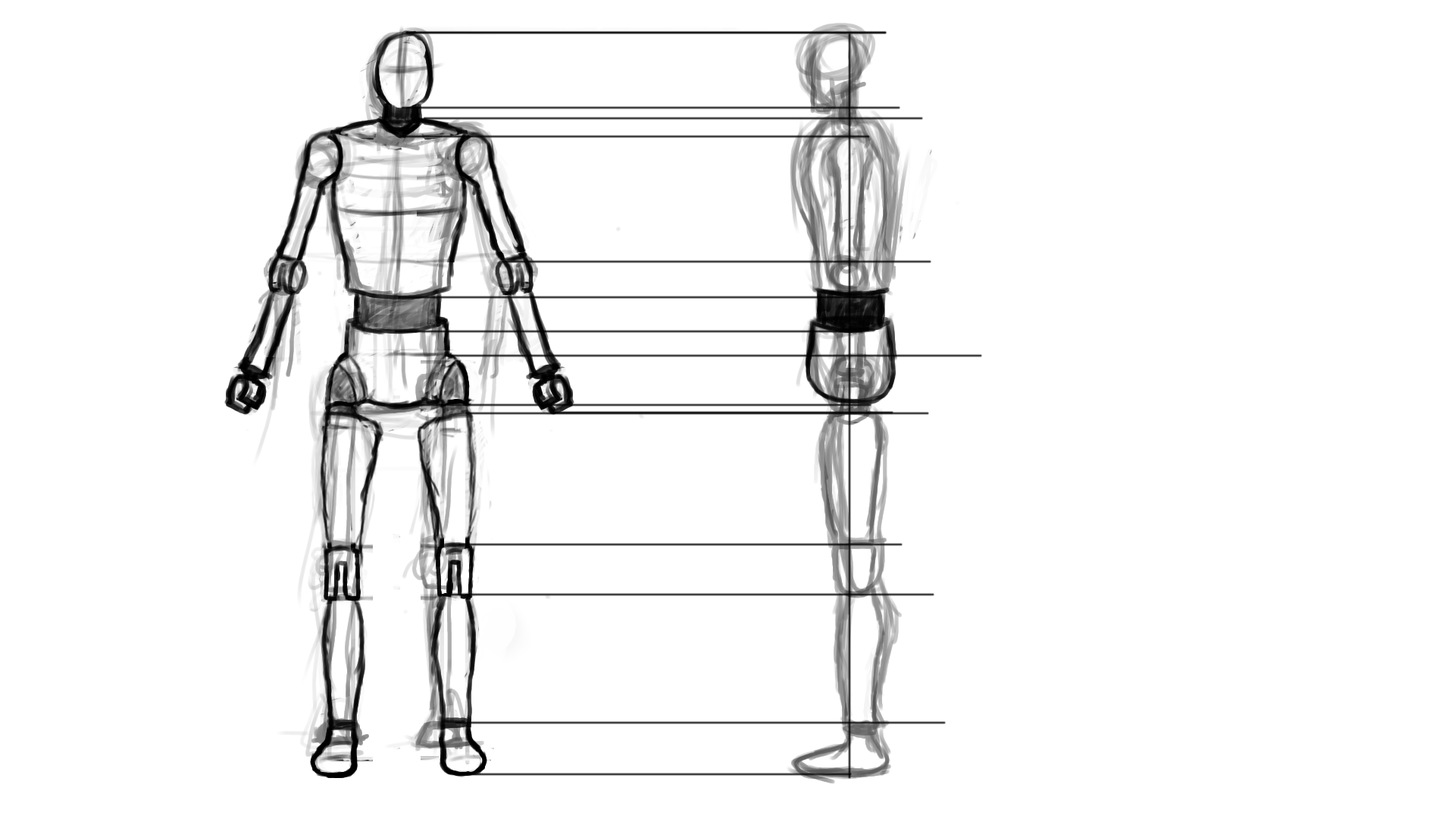
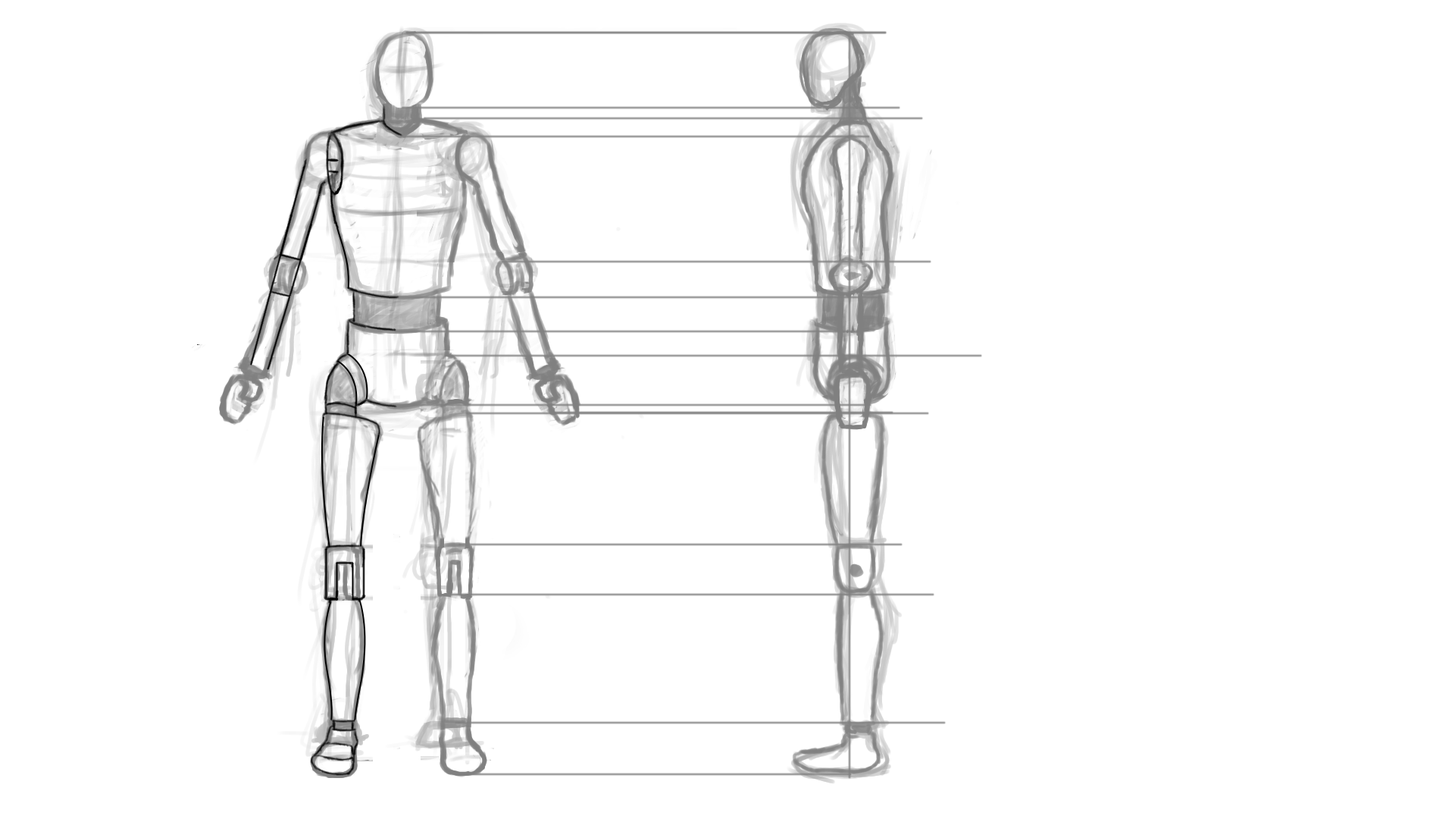
Two versions of the same layered image (1455x819). Layer-by-layer changes:
removed layer "Layer #5" over [804, 285, 898, 405]
removed layer "Layer #4" (was 44%) over [791, 22, 984, 784]
removed layer "Layer #3" (was 45%) over [723, 24, 962, 780]
removed layer "Pasted Layer" over [224, 25, 737, 778]
"Layer #1": opacity 49% → 100%, painted on it over [262, 27, 529, 749]
"Layer": opacity 30% → 100%, painted on it over [191, 46, 511, 776]
"Layer #2": opacity 100% → 50%, painted on it over [219, 22, 984, 784]
